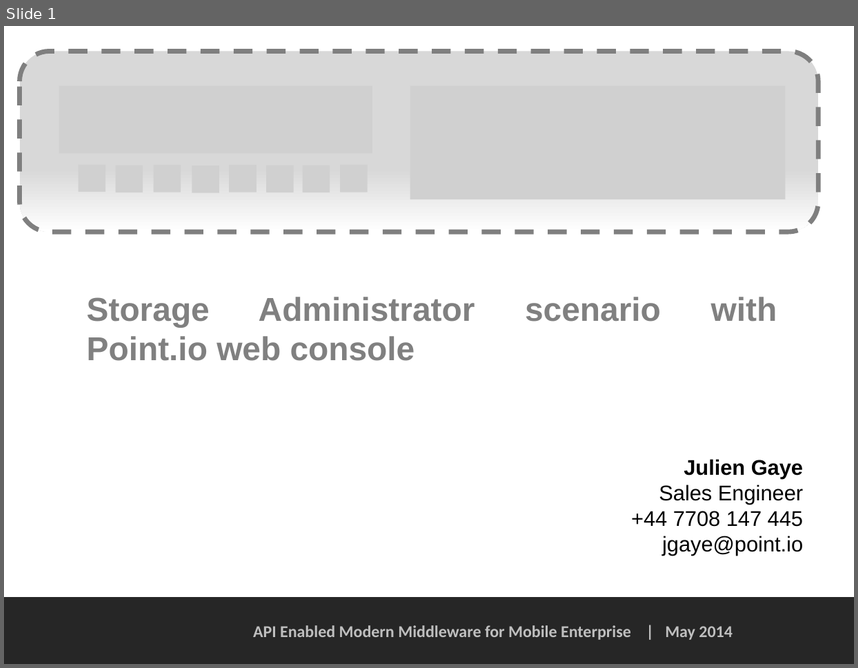
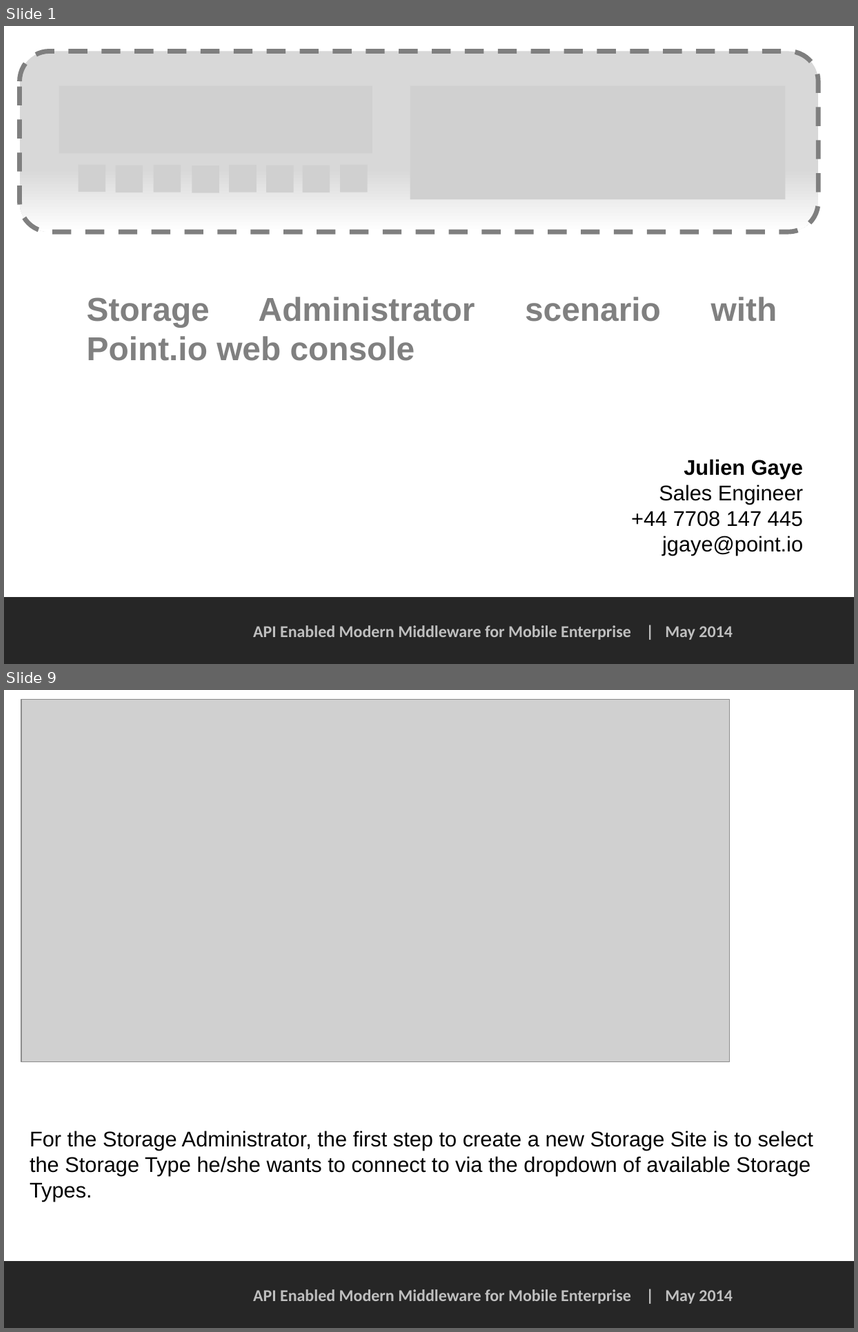
Before and after one commit to PointIO/Documentation, a slide deck: web console doc/Storage Administrator scenario - web console.pptx. Shown one above the other, each under a label of ours: slide 1 before the commit, slides 1 and 9 after it; the slides between them are not shown. The pictures are 858x668 and 858x1332 pixels, drawn with LibreOffice and Linux fonts; fonts in the diff are those of the drawing; grey boxes stand for pictures; background and template pictures are left out. Boxes give left, top, right and bottom in pixels: in the first picture for what was removed or moved away, otherwise in the second. Text is boxed around its words. In the diff, an @@ line names an element or a change of style, - is before the commit and + after.

Commit message:
Update Storage Admin scenario to v1

```diff
--- a/web console doc/Storage Administrator scenario - web console.pptx
+++ b/web console doc/Storage Administrator scenario - web console.pptx
@@ slide 9 added at bbox=[4, 690, 854, 1328], background #FFFFFF; not listed: 2 template elements that a slide beside it also shows @@
@@ picture added at bbox=[21, 700, 729, 1063] @@
@@ text added at bbox=[30, 1130, 813, 1201], 18 pt, text #000000 @@
+For the Storage Administrator, the first step to create a new Storage Site is to select the Storage Type he/she wants to connect to via the dropdown of available Storage Types.
```
Also in this commit, not shown: 2 slides changed, 8 other slides added, 10 slides removed.
